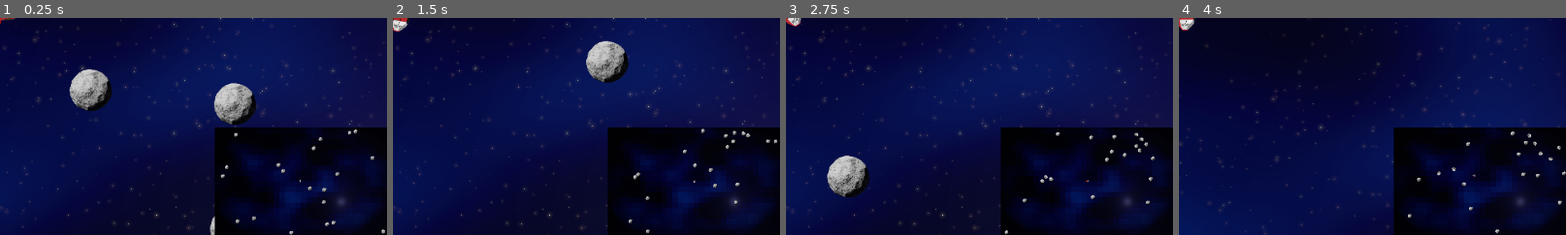
Above: before the commit, frames 1-4 (left to right).
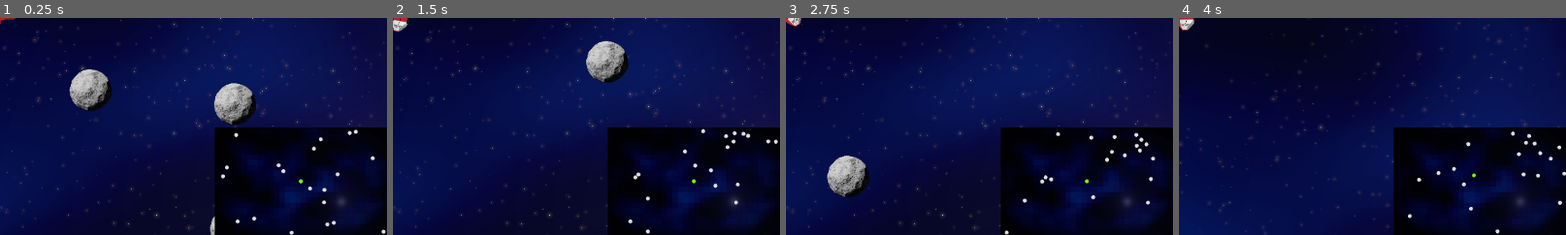
Above: after the commit, the same moments.

Repository: radioation/Godot_Rocks
Game: Godot game, scene res://Scenes/Main/main.tscn
Same seed, same stepped clock (60 frames per second), same inputs: the game is played once before the commit and once after it.
Inputs:
- Up to frame 1 (0.25 s): no input
- Up to frame 2 (1.5 s): hold D (rotate_right) 0.53-1.28 s; hold A (rotate_left) from 1.28 s (still down)
- Up to frame 3 (2.75 s): release A (rotate_left) at 2.03 s; hold D (rotate_right) from 2.03 s (still down)
- Up to frame 4 (4 s): release D (rotate_right) at 2.78 s; hold W (thrust) 2.78-3.53 s; hold A (rotate_left) from 3.53 s (still down)
The pictures show only the part of the screen within x 50-100%, y 50-100%; the shares and areas given below are measured in that part.

The runs differ from the first frame. In frame 1, 0.4% of the frame differs, in the area x 57-100%, y 51-100%; in frame 2, 0.4%, in the area x 60-100%, y 50-100%; in frame 3, 0.4%; in frame 4, 0.4%.

Commit message:
minimap with simplified icons

Diff:
--- a/MiniMap/Scenes/Rock/rock.tscn
+++ b/MiniMap/Scenes/Rock/rock.tscn
@@ -1,6 +1,7 @@
-[gd_scene load_steps=4 format=3 uid="uid://cbs23plueky3"]
+[gd_scene load_steps=5 format=3 uid="uid://cbs23plueky3"]
 
 [ext_resource type="Script" uid="uid://xdlgb06l5jgh" path="res://Scenes/Rock/rock.gd" id="1_icfck"]
+[ext_resource type="Texture2D" uid="uid://bxjusuwj6bolm" path="res://assets/whiteball.png" id="2_1cgox"]
 [ext_resource type="Texture2D" uid="uid://b1gnfn0q0s4x6" path="res://assets/Rock_256w.png" id="2_ayfl1"]
 
 [sub_resource type="CircleShape2D" id="CircleShape2D_icfck"]
@@ -11,8 +12,13 @@
 angular_damp_mode = 1
 script = ExtResource("1_icfck")
 
+[node name="SpriteMini" type="Sprite2D" parent="."]
+visibility_layer = 2
+texture_filter = 1
+scale = Vector2(2, 2)
+texture = ExtResource("2_1cgox")
+
 [node name="Sprite2D" type="Sprite2D" parent="."]
-visibility_layer = 3
 scale = Vector2(0.25, 0.25)
 texture = ExtResource("2_ayfl1")
 
--- a/MiniMap/Scenes/Ship/ship.tscn
+++ b/MiniMap/Scenes/Ship/ship.tscn
@@ -1,7 +1,8 @@
-[gd_scene load_steps=4 format=3 uid="uid://c0krawoxfs01"]
+[gd_scene load_steps=5 format=3 uid="uid://c0krawoxfs01"]
 
 [ext_resource type="Script" uid="uid://bsq6bwuakkxsg" path="res://Scenes/Ship/ship.gd" id="1_0beu4"]
 [ext_resource type="Texture2D" uid="uid://cpouug4h6hsi2" path="res://assets/Ship_000.png" id="1_qkeub"]
+[ext_resource type="Texture2D" uid="uid://b8ls0r25wy7q5" path="res://assets/greenball.png" id="3_awow7"]
 
 [sub_resource type="CircleShape2D" id="CircleShape2D_qkeub"]
 radius = 17.0294
@@ -22,3 +23,8 @@
 limit_top = 0
 limit_right = 2560
 limit_bottom = 1600
+
+[node name="MiniMapSprite" type="Sprite2D" parent="."]
+visibility_layer = 2
+scale = Vector2(2, 2)
+texture = ExtResource("3_awow7")
Binary file added: MiniMap/assets/greenball.png
Not shown, added: MiniMap/assets/greenball.png.import
Binary file added: MiniMap/assets/redball.png
Not shown, added: MiniMap/assets/redball.png.import
Binary file added: MiniMap/assets/whiteball.png
Not shown, added: MiniMap/assets/whiteball.png.import
Not shown, changed: MiniMap/NOTES.md
Not shown, added: MiniMap/assets/redball.pmp
